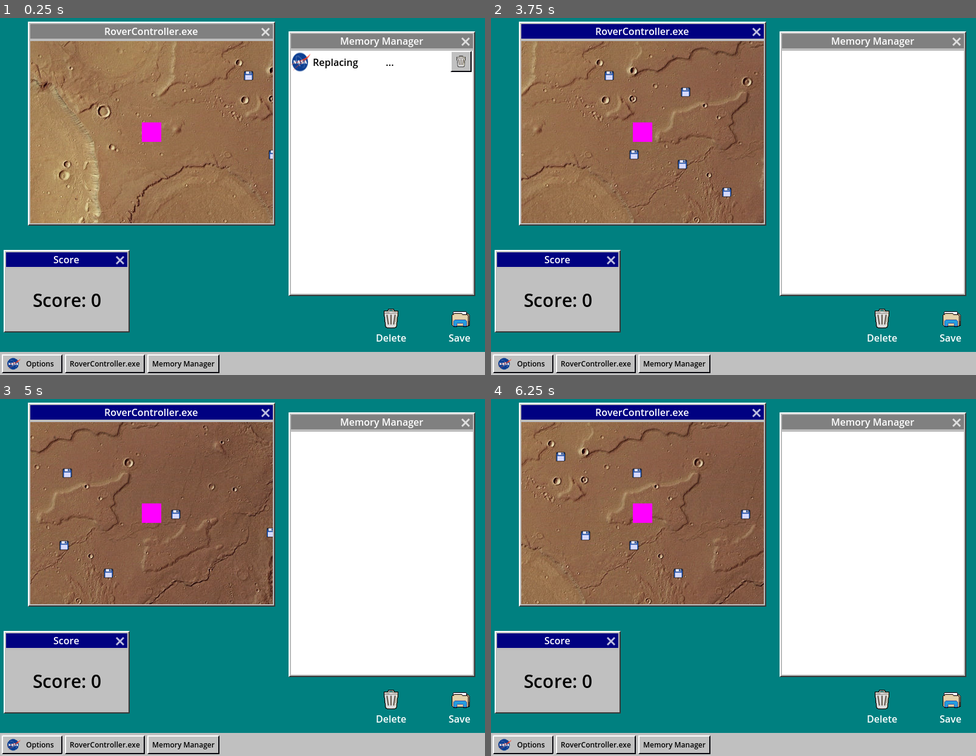
Above: before the commit, frames 1-4 (two rows, left to right).
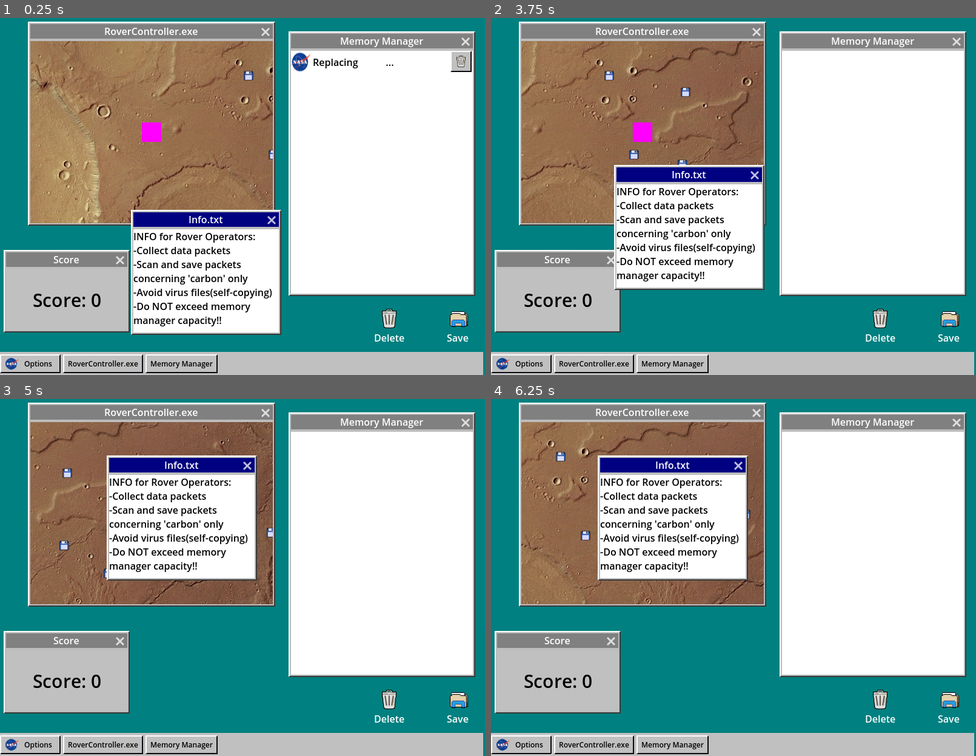
Above: after the commit, the same moments.

Repository: jerrutledge/Mars-Roverflow
Game: Godot game, scene res://scenes/Desktop.tscn
Two runs of this game, one before a commit and one after it. Both use one fixed random seed, a clock stepped at 60 frames per second and the inputs below.
Inputs (mouse positions are in pixels of both pictures, inside the frame that each line leads up to):
- Up to frame 1 (0.25 s): no input
- Up to frame 2 (3.75 s): click "RoverController.exe" at 0.5 s; click "Memory Manager" at 1.25 s; click "Options" at 2 s; move the mouse to (840, 175) at 2.77 s; hold D (rover_right) 2.78-3.5 s; hold Backspace (delete) 2.78-3.5 s; click (840, 175) at 2.92 s; drag from (636, 210) to (612, 75) at 3.52 s
- Up to frame 3 (5 s): move the mouse to (291, 495) at 4.27 s; hold D (rover_right) from 4.28 s (still down); hold Backspace (delete) from 4.28 s (still down)
- Up to frame 4 (6.25 s): release D (rover_right) at 5 s; release Backspace (delete) at 5 s; drag from (709, 645) to (505, 534) at 5.02 s; move the mouse to (879, 627) at 5.77 s; hold A (rover_left) from 5.78 s (still down); hold Backspace (delete) from 5.78 s (still down)

The runs differ from the first frame. In frame 1, 13% of the frame differs, in the area x 0-100%, y 53-100%; in frame 2, 15%; in frame 3, 15%, in the area x 0-100%, y 1-100%; in frame 4, 15%.

Commit message:
Added info text window

Diff:
--- a/scenes/Desktop.tscn
+++ b/scenes/Desktop.tscn
@@ -6,6 +6,7 @@
 [ext_resource type="PackedScene" uid="uid://bnundixphma7d" path="res://scenes/MemoryManager.tscn" id="3_hlkov"]
 [ext_resource type="Texture2D" uid="uid://qc5k8aodpp2u" path="res://assets/nasa_logo_icon_170926.png" id="3_qhokj"]
 [ext_resource type="PackedScene" uid="uid://bt6nrsl1aluhf" path="res://scenes/score_panel.tscn" id="5_b3l3f"]
+[ext_resource type="Script" path="res://scenes/Info.gd" id="6_fjddm"]
 [ext_resource type="Texture2D" uid="uid://cty776kh62ayt" path="res://assets/File_image.png" id="7_d57pg"]
 [ext_resource type="Script" path="res://src/SaveIcon.gd" id="7_mj56w"]
 [ext_resource type="Script" path="res://src/DeleteIcon.gd" id="9_3sl5l"]
@@ -20,6 +21,8 @@
 anchors_preset = 15
 anchor_right = 1.0
 anchor_bottom = 1.0
+offset_left = -3.0
+offset_right = -3.0
 grow_horizontal = 2
 grow_vertical = 2
 theme = ExtResource("1_xlljx")
@@ -45,6 +48,28 @@
 size = Vector2i(200, 100)
 
 [node name="ScorePanel" parent="Score" instance=ExtResource("5_b3l3f")]
+
+[node name="Info" type="Window" parent="."]
+title = "Info.txt"
+position = Vector2i(220, 360)
+size = Vector2i(240, 170)
+script = ExtResource("6_fjddm")
+
+[node name="ColorRect" type="ColorRect" parent="Info"]
+custom_minimum_size = Vector2(5000, 5000)
+offset_right = 40.0
+offset_bottom = 40.0
+
+[node name="RichTextLabel" type="RichTextLabel" parent="Info"]
+custom_minimum_size = Vector2(240, 200)
+offset_right = 40.0
+offset_bottom = 40.0
+theme_override_colors/default_color = Color(0, 0, 0, 1)
+text = "INFO for Rover Operators:
+-Collect data packets
+-Scan and save packets concerning 'carbon' only
+-Avoid virus files(self-copying)
+-Do NOT exceed memory manager capacity!!"
 
 [node name="Taskbar" type="Panel" parent="."]
 custom_minimum_size = Vector2(0, 38)
@@ -148,6 +173,7 @@
 [node name="delete" type="AudioStreamPlayer" parent="."]
 stream = ExtResource("12_64x4w")
 
+[connection signal="close_requested" from="Info" to="Info" method="_on_close_requested"]
 [connection signal="mouse_entered" from="SaveIcon" to="SaveIcon" method="_on_mouse_entered"]
 [connection signal="mouse_exited" from="SaveIcon" to="SaveIcon" method="_on_mouse_exited"]
 [connection signal="mouse_entered" from="DeleteIcon" to="DeleteIcon" method="_on_mouse_entered"]
--- /dev/null
+++ b/scenes/Info.gd
@@ -0,0 +1,15 @@
+extends Window
+
+
+# Called when the node enters the scene tree for the first time.
+func _ready():
+	pass # Replace with function body.
+
+
+# Called every frame. 'delta' is the elapsed time since the previous frame.
+func _process(delta):
+	pass
+
+
+func _on_close_requested():
+	queue_free()
